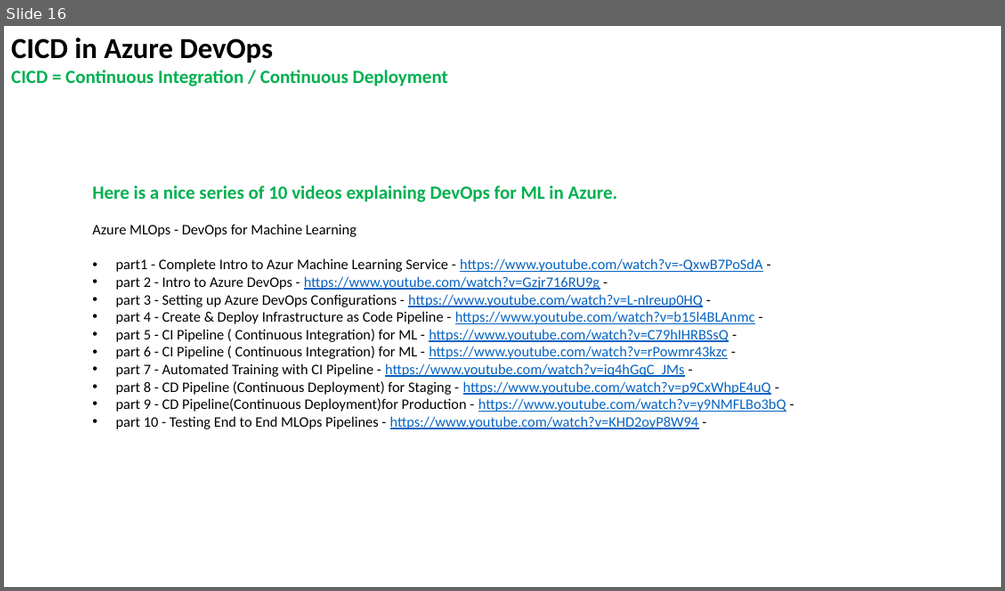
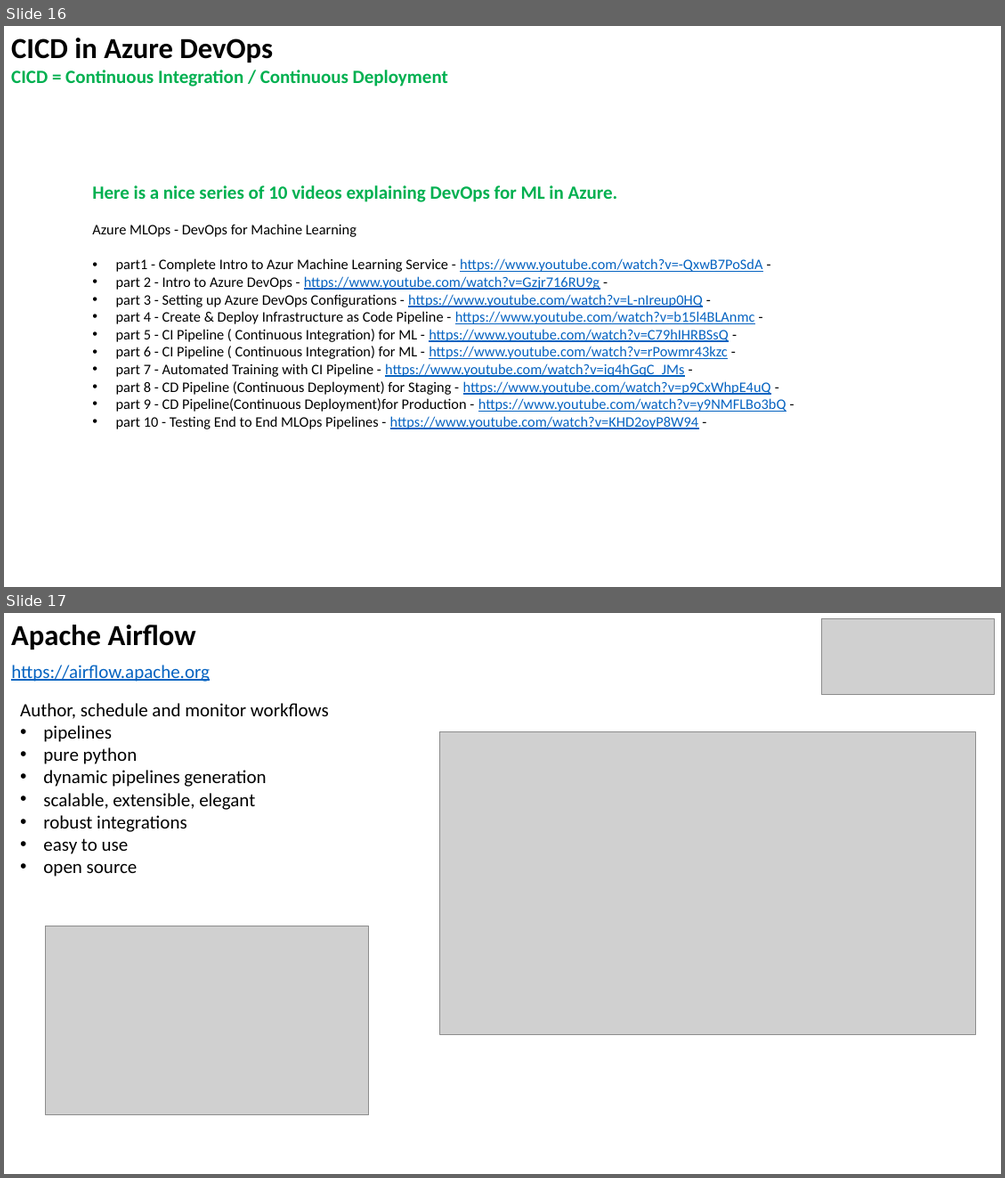
Before and after one commit to lselector/data_architect, a slide deck: DA_13_miscellaneous.pptx. Shown one above the other, each under a label of ours: slide 16 before the commit, slides 16 and 17 after it. The pictures are 1005x591 and 1005x1178 pixels, drawn with LibreOffice and Linux fonts; fonts in the diff are those of the drawing; grey boxes stand for pictures. Boxes give left, top, right and bottom in pixels: in the first picture for what was removed or moved away, otherwise in the second. Text is boxed around its words. In the diff, an @@ line names an element or a change of style, - is before the commit and + after.

```diff
--- a/DA_13_miscellaneous.pptx
+++ b/DA_13_miscellaneous.pptx
@@ slide 17 added at (4,613,1001,1174), background #FFFFFF @@
@@ text added at (11,625,196,649), 28 pt, text #000000, bold @@
+Apache Airflow
@@ picture added at (822,618,995,694) @@
@@ text added at (11,665,210,682), 18 pt, text #0563C1, underline @@
+https://airflow.apache.org
@@ text added at (20,703,329,876), 18 pt, text #000000 @@
+Author, schedule and monitor workflows
+• pipelines
+• pure python
+• dynamic pipelines generation
+• scalable, extensible, elegant
+• robust integrations
+• easy to use
+• open source
@@ picture added at (440,732,976,1034) @@
@@ picture added at (46,925,369,1115) @@
```
Also in this commit, not shown: 3 slides changed.
